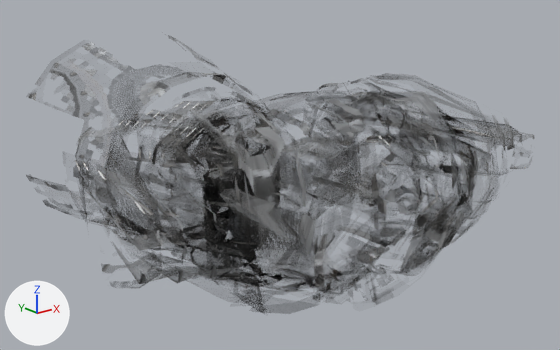
An edit to the glTF model assets/modeles/armures/sol/cuirasse_acier_nordique.glb, drawn before and after from the same camera.
Before and after are seen from a 50 mm camera at (-0.929, -1.14, 0.724) aimed at (0.076, 0.116, 0.221). Every picture has the same lights, and +X, +Y and +Z are marked at lower left. The picture after the commit comes second. Vertices at exactly the same position are counted once.

In view in the first picture: 'cuirasse_acier_nordique.001'.
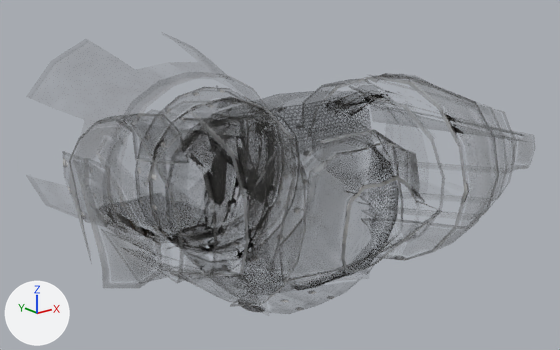
The newer file is also turned or shifted as a whole; pictures and numbers use the older file's frame.

Boxes (x1, y1, x2, y2) around the edits, measured in the pictures (560 x 350 px):
'cuirasse_acier_nordique.001', reshaped
    before: (26, 35, 534, 314)
    after: (62, 73, 535, 314)
part 1 of me_cuirasse_acier_nordique_002, rebuilt
    before: (228, 98, 420, 285)
    after: (244, 134, 313, 290)
part 2 of me_cuirasse_acier_nordique_002, rebuilt
    before: (202, 119, 467, 305)
    after: (274, 129, 403, 287)
part 3 of me_cuirasse_acier_nordique_002, rebuilt
    before: (233, 121, 463, 302)
    after: (278, 141, 442, 282)
part 4 of me_cuirasse_acier_nordique_002, deleted
    before: (168, 81, 462, 300)
part 5 of me_cuirasse_acier_nordique_002, reshaped
    after: (150, 97, 457, 296)
part 6 of me_cuirasse_acier_nordique_002, surface changed
    before: (26, 35, 534, 314)
    after: (62, 73, 535, 314)

The edits, one by one:
me_cuirasse_acier_nordique_002 is used by ob_cuirasse_acier_nordique_001; location (0.0, 0.0, 0.0).
me_cuirasse_acier_nordique_002 had 2710 vertices, 3501 faces and spanned x -0.517..0.519, y -0.315..0.681, z 0.0..0.476.
me_cuirasse_acier_nordique_002 now has 2380 vertices, 3465 faces and spans x -0.517..0.519, y -0.315..0.681, z 0.0..0.476.
me_cuirasse_acier_nordique_002 part 1: the loose piece of 108 vertices spanning x -0.223..0.225, y -0.237..-0.061, z 0.053..0.422 is rebuilt with 90 vertices and now spans x -0.189..0.191, y -0.186..-0.075, z 0.048..0.388, in mat_acier_patine.
me_cuirasse_acier_nordique_002 part 2: the loose piece of 99 vertices spanning x -0.287..0.277, y -0.31..-0.102, z 0.078..0.408 is rebuilt with 84 vertices and now spans x -0.167..0.169, y -0.218..-0.128, z 0.082..0.382, in mat_acier_patine.
me_cuirasse_acier_nordique_002 part 3: the loose piece of 26 vertices spanning x -0.235..0.266, y -0.307..-0.106, z 0.083..0.403 is rebuilt with 128 vertices and now spans x -0.183..0.184, y -0.259..-0.163, z 0.122..0.366, in mat_acier_patine.
me_cuirasse_acier_nordique_002 part 4: 130 loose pieces with 616 vertices, spanning x -0.338..0.391, y -0.3..0.289, z 0.032..0.462, are deleted.
Part 5, on me_cuirasse_acier_nordique_002:
5 vertices are removed from x -0.263..0.251, y -0.241..-0.1, z 0.171..0.344.
8 faces are deleted.
210 vertices are added at x -0.347..0.25, y -0.267..0.239, z 0.05..0.422.
108 new faces join them, mat_acier_maille.
129 new faces join them, mat_acier_patine.
me_cuirasse_acier_nordique_002 part 6: 2712 kept faces spanning x -0.517..0.519, y -0.315..0.681, z 0.0..0.476 get new texture (UV) coordinates.
Other edits to the shape of me_cuirasse_acier_nordique_002 do not show in these pictures.
me_cuirasse_acier_nordique_002 no longer uses material mat_fourrure.
